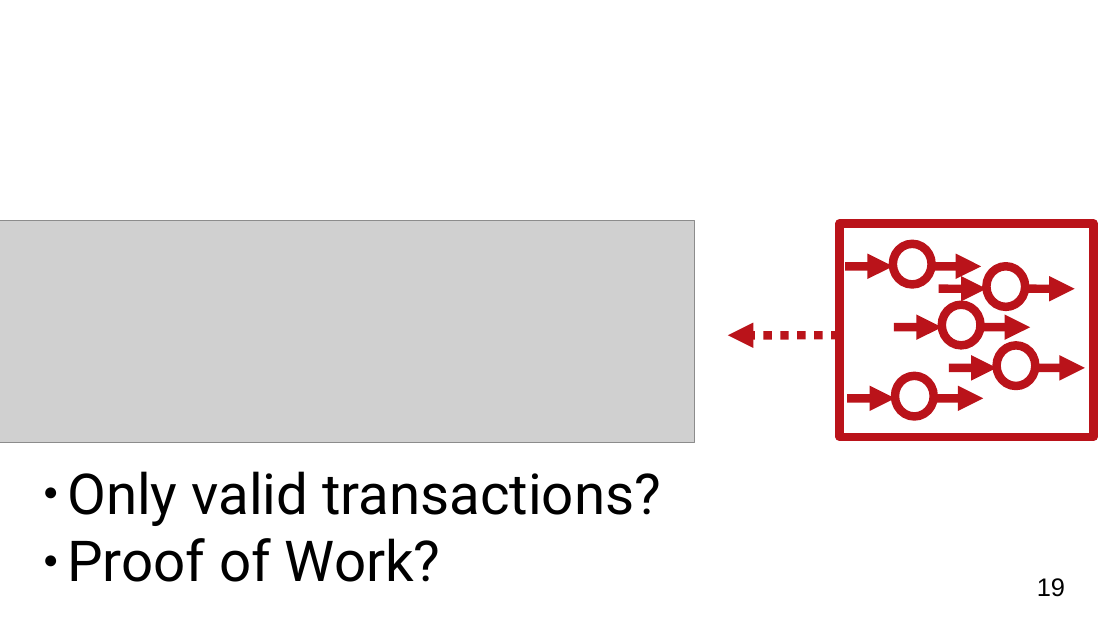
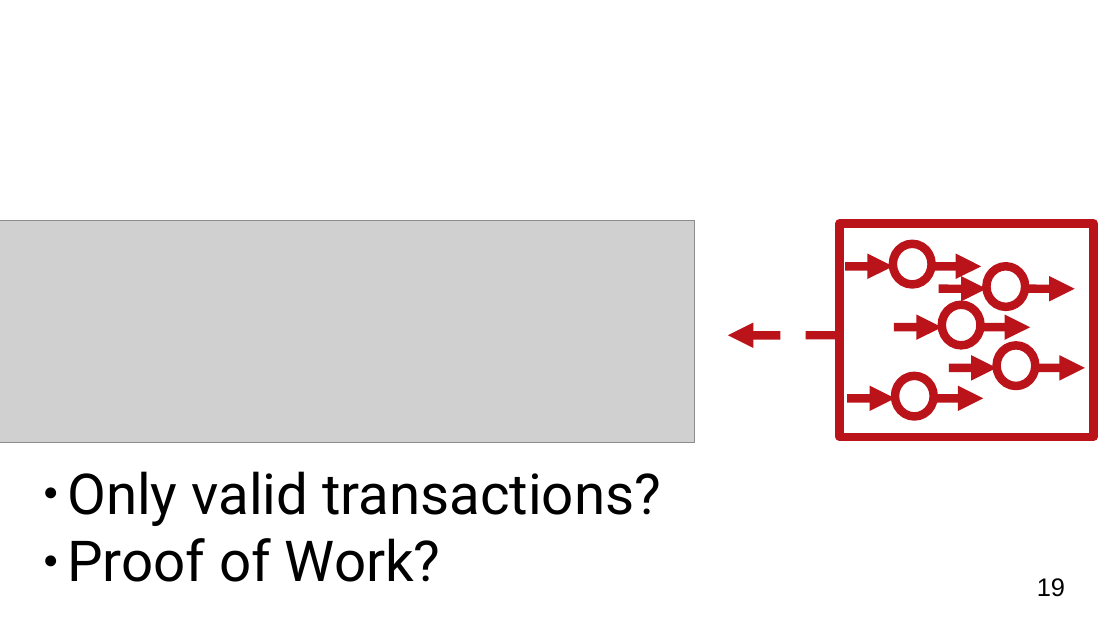
Before and after one commit to OrfeasLitos/blockchain_slides, a slide deck: slide 19 of presentation.pptx. Drawn at 1120x630 pixels with LibreOffice and Linux fonts; fonts in the diff are those of the drawing; grey boxes stand for pictures; background and template pictures are left out. Boxes give left, top, right and bottom in pixels: in the first picture for what was removed or moved away, otherwise in the second. Text is boxed around its words. In the diff, an @@ line names an element or a change of style, - is before the commit and + after.

```diff
--- a/presentation.pptx
+++ b/presentation.pptx
@@ arrow (839, 335) - (728, 335): stroke #BA131A 6.01 pt to #BA131A 6.01 pt dashed @@
```
Also in this commit, not shown: 9 other slides changed, 5 slides added, 1 other file.
